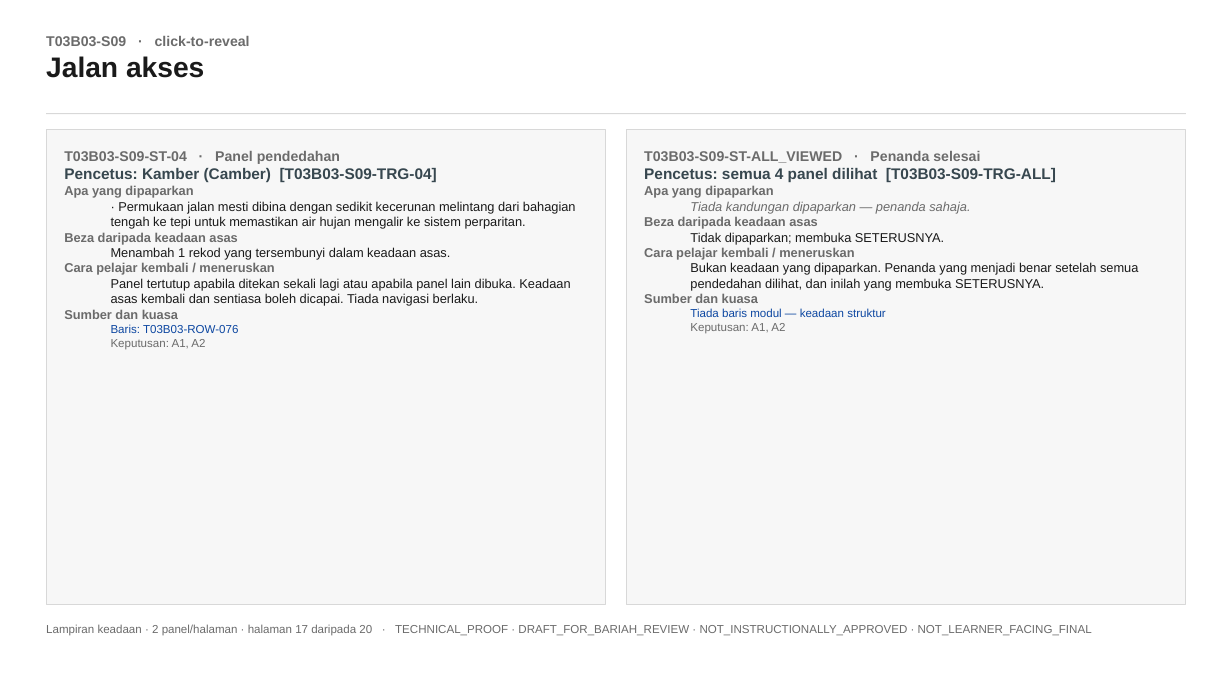
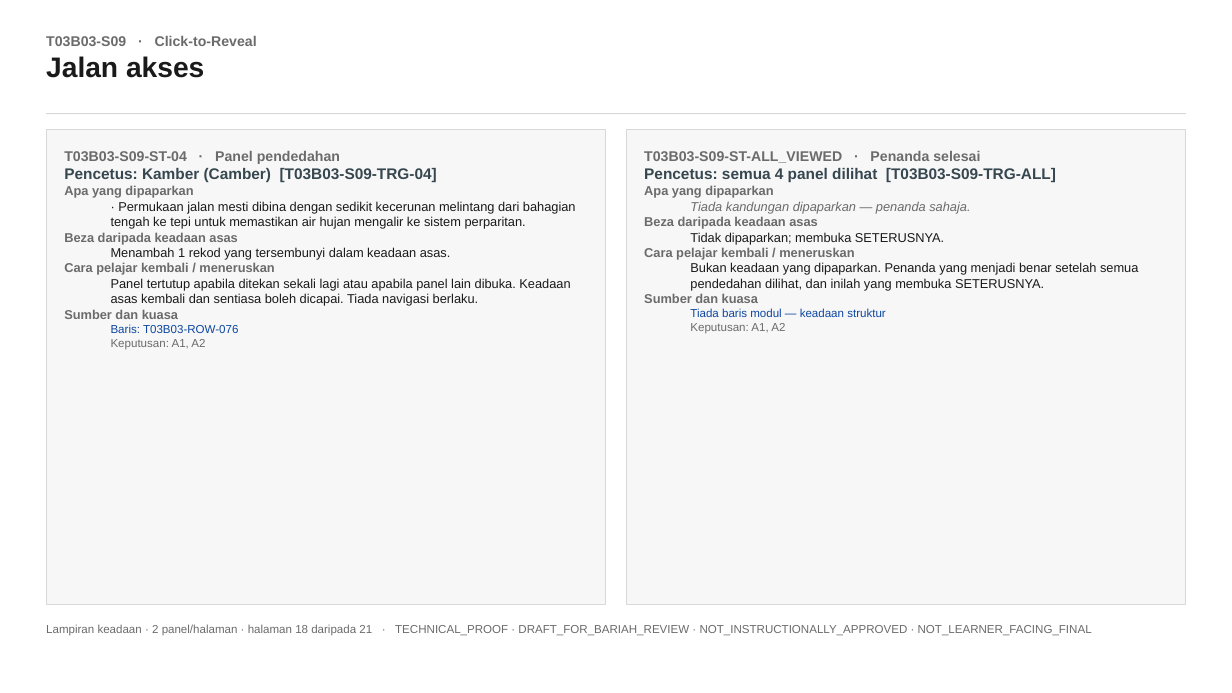
Before and after one commit to fidos777/slide-interaction-layer, a slide deck: slide 19 of reviews/storyboard-bariah/k5_calibration/K5PL06T03B03_LAMPIRAN_KEADAAN_DRAF_v0_1_2panel.pptx (slide 18 before the commit). Drawn at 1232x693 pixels with LibreOffice and Linux fonts; fonts in the diff are those of the drawing. Boxes give left, top, right and bottom in pixels: in the first picture for what was removed or moved away, otherwise in the second. Text is boxed around its words. In the diff, an @@ line names an element or a change of style, - is before the commit and + after.

```diff
--- a/reviews/storyboard-bariah/k5_calibration/K5PL06T03B03_LAMPIRAN_KEADAAN_DRAF_v0_1_2panel.pptx
+++ b/reviews/storyboard-bariah/k5_calibration/K5PL06T03B03_LAMPIRAN_KEADAAN_DRAF_v0_1_2panel.pptx
@@ text at [46,36,257,46]: text changed @@
-T03B03-S09 · click-to-reveal
+T03B03-S09 · Click-to-Reveal
@@ text at [46,624,1092,636]: text changed @@
-Lampiran keadaan · 2 panel/halaman · halaman 17 daripada 20 · TECHNICAL_PROOF · DRAFT_FOR_BARIAH_REVIEW · NOT_INSTRUCTIONALLY_APPROVED · NOT_LEARNER_FACING_FINAL
+Lampiran keadaan · 2 panel/halaman · halaman 18 daripada 21 · TECHNICAL_PROOF · DRAFT_FOR_BARIAH_REVIEW · NOT_INSTRUCTIONALLY_APPROVED · NOT_LEARNER_FACING_FINAL
```
Also in this commit, not shown: 20 other slides changed, 1 slide added, 4 other files.
